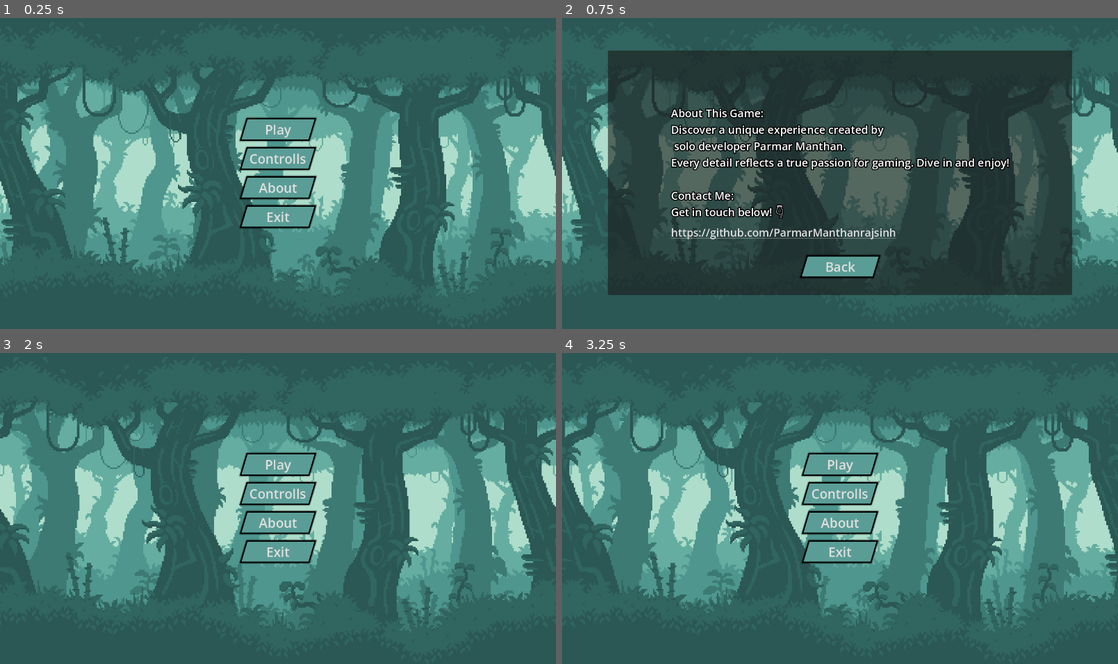
Above: before the commit, frames 1-4 (two rows, left to right).
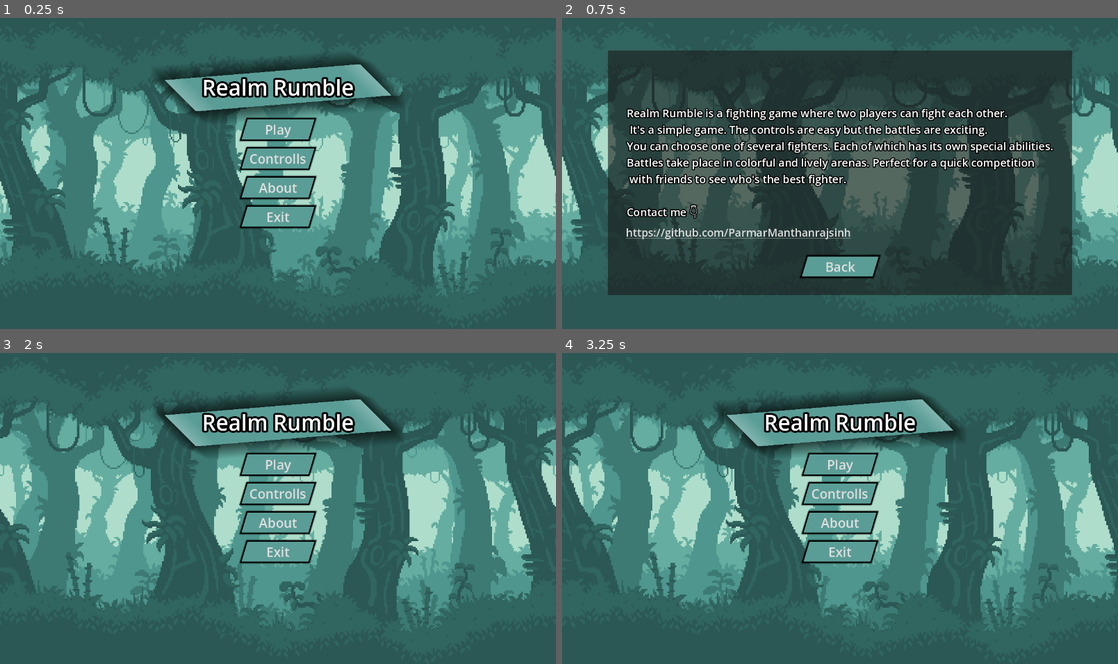
Above: after the commit, the same moments.

Repository: ParmarManthanrajsinh/Godot_4_game_Pookie_Fighters
Game: Godot game, scene res://scene/main_menu.tscn
The game is run twice, just before and just after one commit, with the same random seed, the same clock (stepped at 60 frames per second) and the same inputs.
Inputs:
- Up to frame 1 (0.25 s): no input
- Up to frame 2 (0.75 s): click "About" at 0.5 s
- Up to frame 3 (2 s): click "Back" at 1.25 s
- Up to frame 4 (3.25 s): click "Play" at 2 s; click "Back" at 2.75 s

The runs differ from the first frame. In frame 1, 6.0% of the frame differs, in the area x 28-73%, y 12-33%; in frame 2, 8.8%, in the area x 11-89%, y 29-72%; in frame 3, 5.9%; in frame 4, 6.0%.

Commit message:
added game icon
fix about scene

Diff:
--- a/scene/about.tscn
+++ b/scene/about.tscn
@@ -105,26 +105,28 @@
 anchor_top = 0.5
 anchor_right = 0.5
 anchor_bottom = 0.5
-offset_left = -146.0
-offset_top = -52.5
-offset_right = 146.0
-offset_bottom = 52.5
+offset_left = -493.0
+offset_top = -152.5
+offset_right = 493.0
+offset_bottom = 152.5
 grow_horizontal = 2
 grow_vertical = 2
+alignment = 1
 
 [node name="Label" type="Label" parent="Panel/VBoxContainer"]
 layout_mode = 2
+size_flags_horizontal = 4
+size_flags_vertical = 1
 theme_override_colors/font_outline_color = Color(0, 0, 0, 1)
 theme_override_constants/outline_size = 9
 theme_override_font_sizes/font_size = 25
-text = "About This Game:
-Discover a unique experience created by
- solo developer Parmar Manthan.
-Every detail reflects a true passion for gaming. Dive in and enjoy!
+text = "Realm Rumble is a fighting game where two players can fight each other.
+ It's a simple game. The controls are easy but the battles are exciting.
+You can choose one of several fighters. Each of which has its own special abilities.
+Battles take place in colorful and lively arenas. Perfect for a quick competition
+ with friends to see who's the best fighter.
 
-Contact Me:
-Get in touch below! 👇
-"
+Contact me 👇"
 vertical_alignment = 1
 
 [node name="LinkButton" type="LinkButton" parent="Panel/VBoxContainer"]
--- a/scene/main_menu.tscn
+++ b/scene/main_menu.tscn
@@ -9,6 +9,18 @@
 [ext_resource type="Theme" uid="uid://c5mk51k51gcl3" path="res://Themes/button_theme.tres" id="7_gw4ph"]
 [ext_resource type="AudioStream" uid="uid://ry7g1tohp8ol" path="res://Asset/SFX/on-the-road-to-the-eighties_loop1-177567.mp3" id="8_ewuqk"]
 [ext_resource type="AudioStream" uid="uid://ddghtajwx7ybk" path="res://Asset/SFX/click.wav" id="9_edh0a"]
+
+[sub_resource type="StyleBoxFlat" id="StyleBoxFlat_05ap4"]
+bg_color = Color(0.352941, 0.615686, 0.588235, 1)
+skew = Vector2(-1, 0.082)
+border_width_left = 50
+border_width_right = 50
+border_color = Color(0.505882, 0.705882, 0.686275, 1)
+border_blend = true
+shadow_size = 32
+
+[sub_resource type="Theme" id="Theme_7ik47"]
+Label/styles/normal = SubResource("StyleBoxFlat_05ap4")
 
 [node name="main_menu" type="Control"]
 layout_mode = 3
@@ -60,6 +72,22 @@
 position = Vector2(640, 360)
 scale = Vector2(3.33333, 3.33333)
 texture = ExtResource("5_rcq4l")
+
+[node name="Title" type="Label" parent="."]
+layout_mode = 1
+anchors_preset = 5
+anchor_left = 0.5
+anchor_right = 0.5
+offset_left = -175.5
+offset_top = 128.0
+offset_right = 175.5
+offset_bottom = 200.0
+grow_horizontal = 2
+theme = SubResource("Theme_7ik47")
+theme_override_colors/font_outline_color = Color(0, 0, 0, 1)
+theme_override_constants/outline_size = 18
+theme_override_font_sizes/font_size = 50
+text = "Realm Rumble"
 
 [node name="MarginContainer" type="MarginContainer" parent="."]
 layout_mode = 1
Binary file added: Asset/icon.ico
Binary file added: Asset/icon.png
Not shown, added: Asset/icon.png.import
Not shown, added: export_presets.cfg
Not shown: 1 places in scene/main_menu.tscn that only renumber resources
